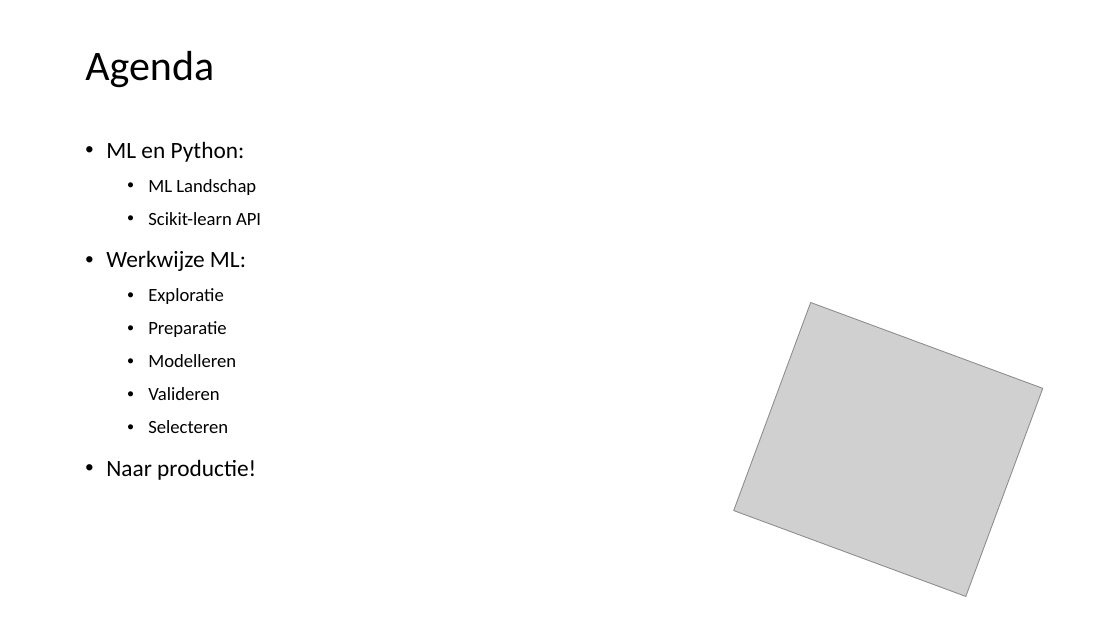
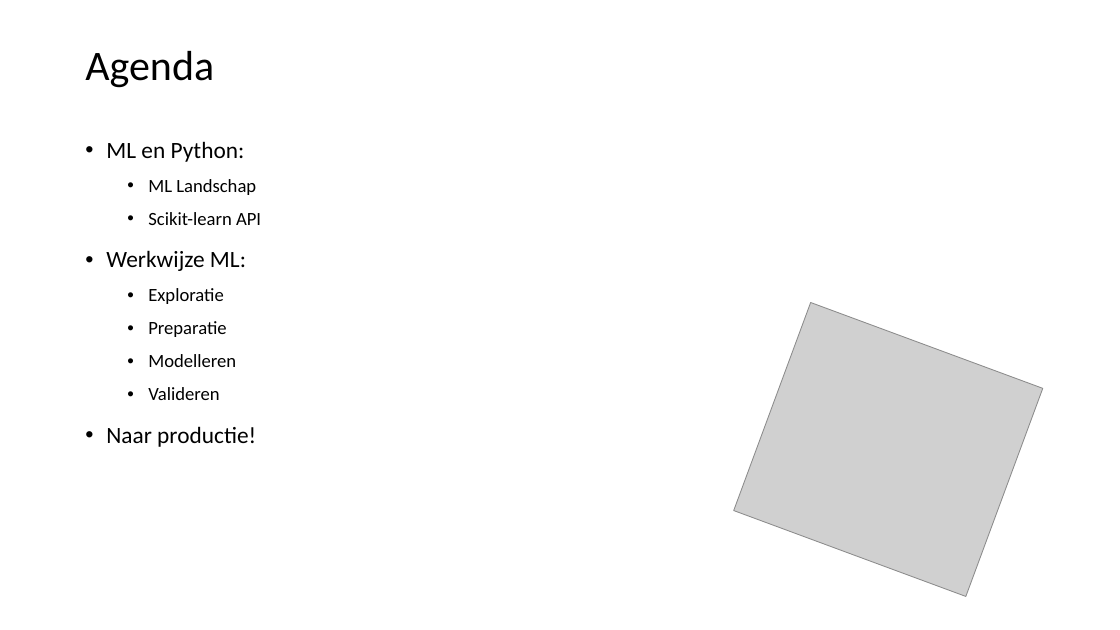
Before and after one commit to LFKoning/knowledge-sharing, a slide deck: slide 2 of python_course/4_scikit_learn/python_cursus_4.pptx. Drawn at 1120x630 pixels with LibreOffice and Linux fonts; fonts in the diff are those of the drawing; grey boxes stand for pictures. Boxes give left, top, right and bottom in pixels: in the first picture for what was removed or moved away, otherwise in the second. Text is boxed around its words. In the diff, an @@ line names an element or a change of style, - is before the commit and + after.

```diff
--- a/python_course/4_scikit_learn/python_cursus_4.pptx
+++ b/python_course/4_scikit_learn/python_cursus_4.pptx
@@ text at [148, 420, 228, 433]: paragraph removed @@
-  • Selecteren
```
Also in this commit, not shown: 8 other slides changed, 1 slide added, 1 slide removed.
